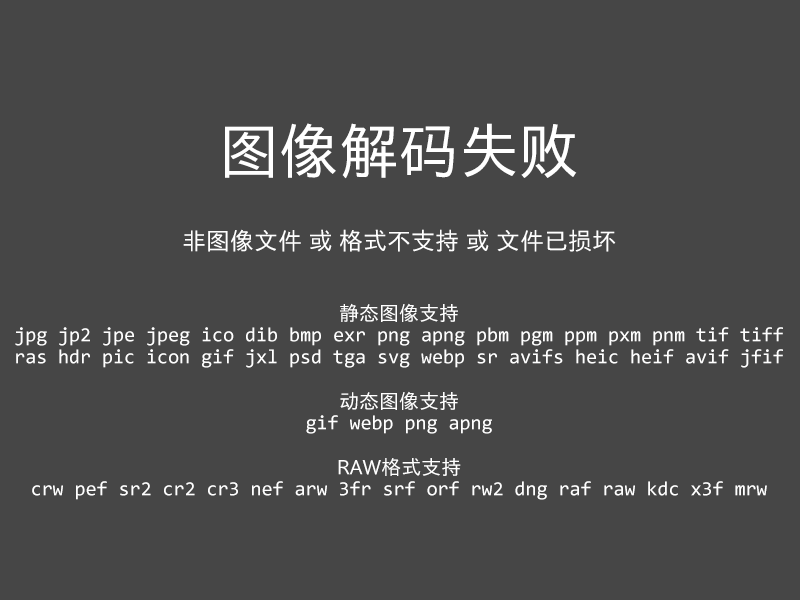
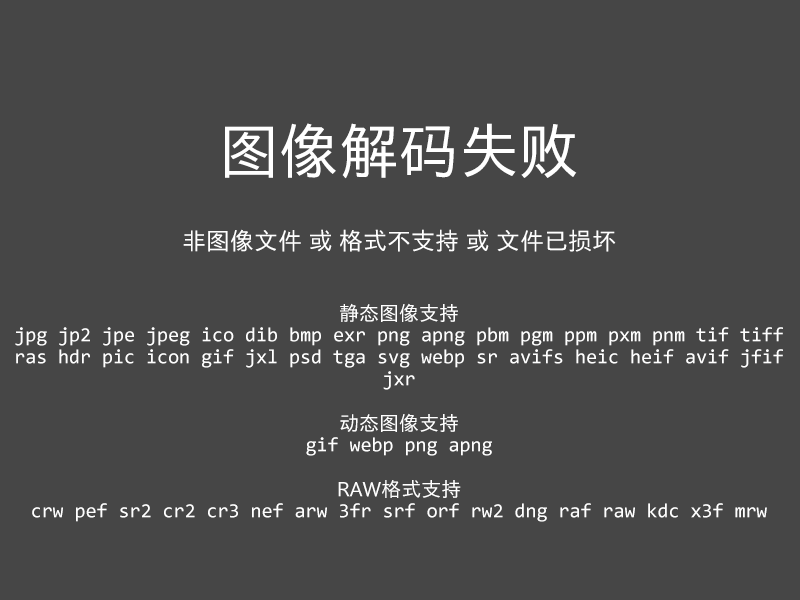
Two versions of the same layered image (800x600). Layer-by-layer changes:
painted on "静态图像支持 jpg jp2 jpe jpeg ico dib bmp exr png apng pbm pgm ppm px" over [32, 371, 767, 522]
